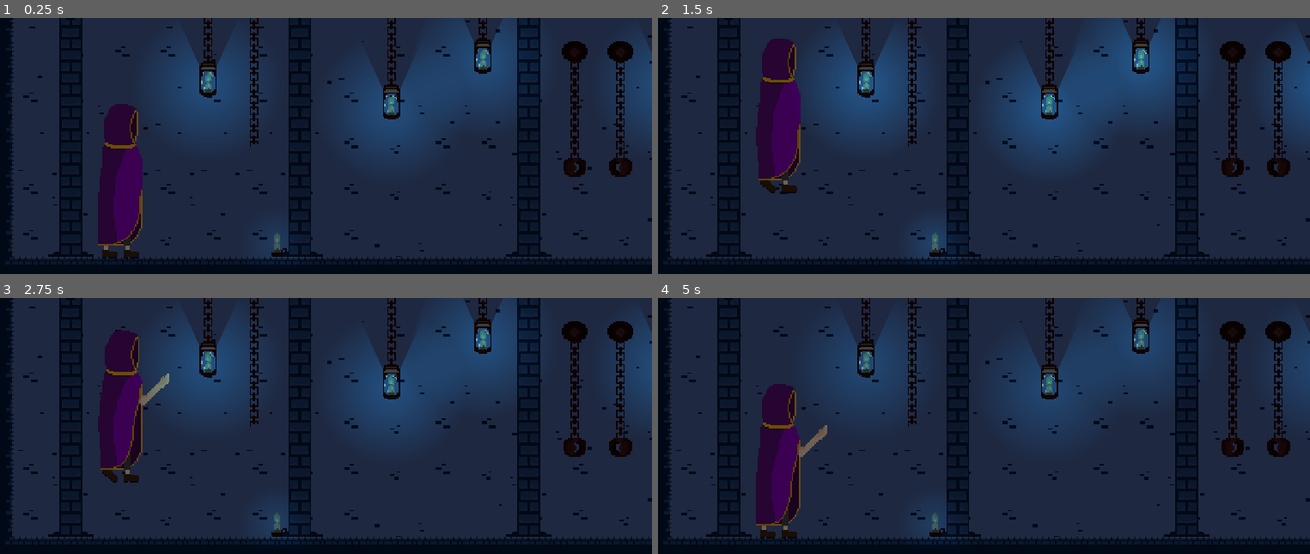
Above: before the commit, frames 1-4 (two rows, left to right).
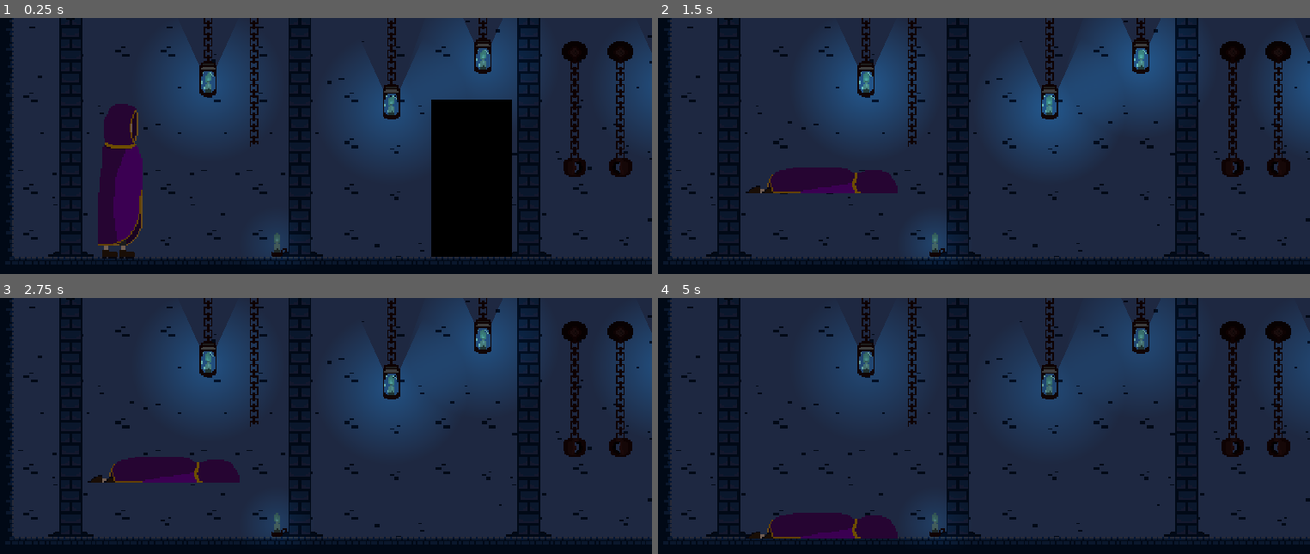
Above: after the commit, the same moments.

Repository: DevHatemAlDouh/hox-s-legacy
Game: Godot game, scene res://World/level1.tscn
Two runs of this game, one before a commit and one after it. Both use one fixed random seed, a clock stepped at 60 frames per second and the inputs below.
Inputs (mouse positions are in pixels of both pictures, inside the frame that each line leads up to):
- Up to frame 1 (0.25 s): no input
- Up to frame 2 (1.5 s): tap Enter (ui_accept) at 0.5, 0.77, 0.8, 1.07, 1.35 s; move the mouse to (1114, 192) at 0.52 s; hold Right (ui_right) from 0.53 s (still down); right-click (1114, 192) at 0.6 s; move the mouse to (827, 230) at 1.27 s
- Up to frame 3 (2.75 s): tap Enter (ui_accept) at 1.52, 1.82, 2.3 s; right-click (169, 510) at 1.55 s; move the mouse to (378, 405) at 2.02 s; release Right (ui_right) at 2.03 s; hold Left (ui_left) from 2.03 s (still down); click (378, 405) at 2.1 s
- Up to frame 4 (5 s): move the mouse to (outside the picture) at 2.77 s; release Left (ui_left) at 2.78 s; hold Right (ui_right) 2.78-4.28 s; right-click (outside the picture) at 2.85 s; tap Enter (ui_accept) at 3.02, 3.32, 3.77, 3.8, 4.07, 4.35, 4.52, 4.82 s; move the mouse to (1173, 548) at 3.52 s; right-click (1173, 548) at 3.6 s; move the mouse to (762, 433) at 4.27 s; hold Left (ui_left) from 4.28 s (still down); right-click (762, 433) at 4.55 s

The runs differ from the first frame. In frame 1, 7.6% of the frame differs, in the area x 18-79%, y 31-94%; in frame 2, 4.9%; in frame 3, 5.0%; in frame 4, 5.1%.

Commit message:
.

Diff:
--- /dev/null
+++ b/Enemies/001/001.gd
@@ -0,0 +1,25 @@
+extends CharacterBody2D
+
+
+const SPEED = 300.0
+const JUMP_VELOCITY = -400.0
+
+
+func _physics_process(delta: float) -> void:
+	# Add the gravity.
+	if not is_on_floor():
+		velocity += get_gravity() * delta
+
+	# Handle jump.
+	if Input.is_action_just_pressed("ui_accept") and is_on_floor():
+		velocity.y = JUMP_VELOCITY
+
+	# Get the input direction and handle the movement/deceleration.
+	# As good practice, you should replace UI actions with custom gameplay actions.
+	var direction := Input.get_axis("ui_left", "ui_right")
+	if direction:
+		velocity.x = direction * SPEED
+	else:
+		velocity.x = move_toward(velocity.x, 0, SPEED)
+
+	move_and_slide()
--- /dev/null
+++ b/Enemies/001/001.tscn
@@ -0,0 +1,34 @@
+[gd_scene load_steps=6 format=3 uid="uid://boan55xogjeoj"]
+
+[ext_resource type="Script" path="res://Enemies/001/001.gd" id="1_15y8m"]
+[ext_resource type="Texture2D" uid="uid://5cv6mih5svuo" path="res://Enemies/001/Assists/001Idel.png" id="1_odmlm"]
+
+[sub_resource type="AtlasTexture" id="AtlasTexture_hhyj3"]
+atlas = ExtResource("1_odmlm")
+region = Rect2(0, 0, 128, 128)
+
+[sub_resource type="SpriteFrames" id="SpriteFrames_eqh5r"]
+animations = [{
+"frames": [{
+"duration": 1.0,
+"texture": SubResource("AtlasTexture_hhyj3")
+}],
+"loop": true,
+"name": &"Idel",
+"speed": 5.0
+}]
+
+[sub_resource type="RectangleShape2D" id="RectangleShape2D_mwhp1"]
+size = Vector2(48, 104)
+
+[node name="001" type="CharacterBody2D" groups=["Enemie"]]
+script = ExtResource("1_15y8m")
+
+[node name="AnimatedSprite2D" type="AnimatedSprite2D" parent="."]
+position = Vector2(0, -64)
+sprite_frames = SubResource("SpriteFrames_eqh5r")
+animation = &"Idel"
+
+[node name="CollisionShape2D" type="CollisionShape2D" parent="."]
+position = Vector2(0, -52)
+shape = SubResource("RectangleShape2D_mwhp1")
--- /dev/null
+++ b/Engie/HP.tscn
@@ -0,0 +1,6 @@
+[gd_scene load_steps=2 format=3 uid="uid://dvsxp8t7lvrmf"]
+
+[ext_resource type="Script" path="res://Engie/hp.gd" id="1_hunap"]
+
+[node name="Hp" type="Node2D"]
+script = ExtResource("1_hunap")
--- /dev/null
+++ b/Engie/HitBox.tscn
@@ -0,0 +1,8 @@
+[gd_scene load_steps=2 format=3 uid="uid://d3abs8byroys4"]
+
+[ext_resource type="Script" path="res://Engie/hit_box.gd" id="1_s1kpn"]
+
+[node name="HitBox" type="Area2D"]
+script = ExtResource("1_s1kpn")
+
+[connection signal="body_entered" from="." to="." method="_on_body_entered"]
--- /dev/null
+++ b/Engie/hit_box.gd
@@ -0,0 +1,4 @@
+extends Area2D
+
+func _on_body_entered(body: Node2D) -> void:
+	pass # Replace with function body.
--- /dev/null
+++ b/Engie/hp.gd
@@ -0,0 +1,14 @@
+extends Node2D
+
+@export var MAX_HP : float
+var HP: float
+# Called when the node enters the scene tree for the first time.
+func _ready() -> void:
+	pass # Replace with function body.
+
+func birth():
+	HP = MAX_HP
+
+# Called every frame. 'delta' is the elapsed time since the previous frame.
+func _process(delta: float) -> void:
+	pass
--- a/Player/player.gd
+++ b/Player/player.gd
@@ -1,7 +1,7 @@
 extends CharacterBody2D
 
 
-const SPEED = 300.0
+const SPEED = 150.0
 const JUMP_VELOCITY = -400.0
 @export var Player_Assist: AnimatedSprite2D
 @export var animations: AnimationTree
@@ -10,6 +10,9 @@
 
 
 func Update_Animation_Parameters():
+	if Input.is_action_just_pressed("death"):
+		animations["parameters/conditions/Death"] = true
+		animations["parameters/conditions/Idel"] = false
 	if Input.is_action_just_pressed("combat") && !CombatMode:
 		animations["parameters/conditions/To_Combat"] = true
 		animations["parameters/conditions/Out_Combat"] = false
@@ -22,7 +25,7 @@
 		CombatMode = !CombatMode
 	if !CombatMode:
 
-		if velocity == Vector2.ZERO:
+		if velocity.x == 0:
 			animations["parameters/conditions/Idel"] = true
 			animations["parameters/conditions/Is_moving"] = false
 		else:
@@ -30,7 +33,7 @@
 			animations["parameters/conditions/Is_moving"] = true
 	else:
 
-		if velocity == Vector2.ZERO:
+		if velocity.x == 0:
 			animations["parameters/conditions/Ready_Idel"] = true
 			animations["parameters/conditions/Ready_Is_moving"] = false
 		else:
--- a/Player/player.tscn
+++ b/Player/player.tscn
@@ -1,12 +1,42 @@
-[gd_scene load_steps=61 format=3 uid="uid://bl56j3otjru8u"]
+[gd_scene load_steps=63 format=3 uid="uid://bl56j3otjru8u"]
 
 [ext_resource type="Script" path="res://Player/player.gd" id="1_yhfnr"]
-[ext_resource type="Texture2D" uid="uid://cl0mrqfkgjol3" path="res://Player/Assists/Idel_3.0.png" id="2_ce36w"]
+[ext_resource type="Texture2D" uid="uid://buldehinad5b0" path="res://Player/Assists/idel4.0.png" id="2_l745g"]
 [ext_resource type="Texture2D" uid="uid://30pma2vjdgen" path="res://Player/Assists/Ready3.0.png" id="3_5joss"]
 [ext_resource type="Texture2D" uid="uid://d0cxethkxkulp" path="res://Player/Assists/Ready_idel3.0.png" id="4_gk1hx"]
-[ext_resource type="Texture2D" uid="uid://cerfhuscxh3wh" path="res://Player/Assists/Walk3.0.png" id="4_rqwlm"]
-[ext_resource type="Texture2D" uid="uid://biyigsdj15ss4" path="res://Player/Assists/Ready_walk3.0.png" id="5_bv6w1"]
+[ext_resource type="Texture2D" uid="uid://pq8edpunb1w8" path="res://Player/Assists/Ready_walk4.0.png" id="5_eao42"]
+[ext_resource type="Texture2D" uid="uid://ccpwny3ouf6l5" path="res://Player/Assists/walk4.0.png" id="6_ktspk"]
+[ext_resource type="Texture2D" uid="uid://cw2dw4nd34xpu" path="res://Player/Assists/Death4.0.png" id="7_7bo0c"]
 [ext_resource type="AudioStream" uid="uid://c6s7nvcaic02i" path="res://Player/VFX's/Footsteps.mp3" id="7_fk0ue"]
+[ext_resource type="PackedScene" uid="uid://dvsxp8t7lvrmf" path="res://Engie/HP.tscn" id="9_bua06"]
+
+[sub_resource type="Animation" id="Animation_3m12v"]
+resource_name = "Death"
+step = 0.2
+tracks/0/type = "value"
+tracks/0/imported = false
+tracks/0/enabled = true
+tracks/0/path = NodePath("AnimatedSprite2D:animation")
+tracks/0/interp = 1
+tracks/0/loop_wrap = true
+tracks/0/keys = {
+"times": PackedFloat32Array(0),
+"transitions": PackedFloat32Array(1),
+"update": 0,
+"values": [&"new_animation"]
+}
+tracks/1/type = "value"
+tracks/1/imported = false
+tracks/1/enabled = true
+tracks/1/path = NodePath("AnimatedSprite2D:frame")
+tracks/1/interp = 1
+tracks/1/loop_wrap = true
+tracks/1/keys = {
+"times": PackedFloat32Array(0, 0.2, 0.4, 0.6, 0.8),
+"transitions": PackedFloat32Array(1, 1, 1, 1, 1),
+"update": 0,
+"values": [0, 1, 2, 3, 4]
+}
 
 [sub_resource type="Animation" id="Animation_qhtfr"]
 resource_name = "Idel"
@@ -144,16 +174,16 @@
 tracks/1/interp = 1
 tracks/1/loop_wrap = true
 tracks/1/keys = {
-"times": PackedFloat32Array(0, 0.05, 0.1, 0.15, 0.2, 0.25, 0.3, 0.35, 0.4, 0.45),
-"transitions": PackedFloat32Array(1, 1, 1, 1, 1, 1, 1, 1, 1, 1),
-"update": 0,
-"values": [0, 1, 2, 3, 4, 5, 6, 7, 8, 9]
+"times": PackedFloat32Array(0, 0.1, 0.2, 0.3, 0.4, 0.5),
+"transitions": PackedFloat32Array(1, 1, 1, 1, 1, 1),
+"update": 0,
+"values": [0, 1, 2, 3, 4, 5]
 }
 
 [sub_resource type="Animation" id="Animation_xxy5d"]
 resource_name = "Walk"
 length = 0.5
-step = 0.05
+step = 0.1
 tracks/0/type = "value"
 tracks/0/imported = false
 tracks/0/enabled = true
@@ -173,14 +203,15 @@
 tracks/1/interp = 1
 tracks/1/loop_wrap = true
 tracks/1/keys = {
-"times": PackedFloat32Array(0, 0.05, 0.1, 0.15, 0.2, 0.25, 0.3, 0.35, 0.4, 0.45),
-"transitions": PackedFloat32Array(1, 1, 1, 1, 1, 1, 1, 1, 1, 1),
-"update": 0,
-"values": [0, 1, 2, 3, 4, 5, 6, 7, 8, 9]
+"times": PackedFloat32Array(0, 0.1, 0.2, 0.3, 0.4, 0.5),
+"transitions": PackedFloat32Array(1, 1, 1, 1, 1, 1),
+"update": 0,
+"values": [0, 1, 2, 3, 4, 5]
 }
 
 [sub_resource type="AnimationLibrary" id="AnimationLibrary_tnnkx"]
 _data = {
+"Death": SubResource("Animation_3m12v"),
 "Idel": SubResource("Animation_qhtfr"),
 "RESET": SubResource("Animation_ketm8"),
 "Ready": SubResource("Animation_kbsyy"),
@@ -193,12 +224,12 @@
 radius = 16.0
 height = 112.0
 
-[sub_resource type="AtlasTexture" id="AtlasTexture_ah1bj"]
-atlas = ExtResource("2_ce36w")
+[sub_resource type="AtlasTexture" id="AtlasTexture_wpeno"]
+atlas = ExtResource("2_l745g")
 region = Rect2(0, 0, 128, 128)
 
-[sub_resource type="AtlasTexture" id="AtlasTexture_ejkg4"]
-atlas = ExtResource("2_ce36w")
+[sub_resource type="AtlasTexture" id="AtlasTexture_qak02"]
+atlas = ExtResource("2_l745g")
 region = Rect2(128, 0, 128, 128)
 
 [sub_resource type="AtlasTexture" id="AtlasTexture_3knkp"]
@@ -225,94 +256,82 @@
 atlas = ExtResource("4_gk1hx")
 region = Rect2(128, 0, 128, 128)
 
-[sub_resource type="AtlasTexture" id="AtlasTexture_mkflb"]
-atlas = ExtResource("5_bv6w1")
+[sub_resource type="AtlasTexture" id="AtlasTexture_elfdn"]
+atlas = ExtResource("5_eao42")
 region = Rect2(0, 0, 128, 128)
 
-[sub_resource type="AtlasTexture" id="AtlasTexture_8cfxs"]
-atlas = ExtResource("5_bv6w1")
+[sub_resource type="AtlasTexture" id="AtlasTexture_4b3vt"]
+atlas = ExtResource("5_eao42")
 region = Rect2(128, 0, 128, 128)
 
-[sub_resource type="AtlasTexture" id="AtlasTexture_fxwea"]
-atlas = ExtResource("5_bv6w1")
+[sub_resource type="AtlasTexture" id="AtlasTexture_75cea"]
+atlas = ExtResource("5_eao42")
 region = Rect2(256, 0, 128, 128)
 
-[sub_resource type="AtlasTexture" id="AtlasTexture_ympwx"]
-atlas = ExtResource("5_bv6w1")
+[sub_resource type="AtlasTexture" id="AtlasTexture_1jixj"]
+atlas = ExtResource("5_eao42")
 region = Rect2(384, 0, 128, 128)
 
-[sub_resource type="AtlasTexture" id="AtlasTexture_q3424"]
-atlas = ExtResource("5_bv6w1")
+[sub_resource type="AtlasTexture" id="AtlasTexture_6hn3r"]
+atlas = ExtResource("5_eao42")
 region = Rect2(512, 0, 128, 128)
 
-[sub_resource type="AtlasTexture" id="AtlasTexture_gnxj1"]
-atlas = ExtResource("5_bv6w1")
+[sub_resource type="AtlasTexture" id="AtlasTexture_k4fma"]
+atlas = ExtResource("5_eao42")
 region = Rect2(640, 0, 128, 128)
 
-[sub_resource type="AtlasTexture" id="AtlasTexture_lwv6j"]
-atlas = ExtResource("5_bv6w1")
-region = Rect2(768, 0, 128, 128)
-
-[sub_resource type="AtlasTexture" id="AtlasTexture_ne5jd"]
-atlas = ExtResource("5_bv6w1")
-region = Rect2(896, 0, 128, 128)
-
-[sub_resource type="AtlasTexture" id="AtlasTexture_epn0s"]
-atlas = ExtResource("5_bv6w1")
-region = Rect2(1024, 0, 128, 128)
-
-[sub_resource type="AtlasTexture" id="AtlasTexture_iy6jg"]
-atlas = ExtResource("5_bv6w1")
-region = Rect2(1152, 0, 128, 128)
-
-[sub_resource type="AtlasTexture" id="AtlasTexture_actg6"]
-atlas = ExtResource("4_rqwlm")
+[sub_resource type="AtlasTexture" id="AtlasTexture_76voo"]
+atlas = ExtResource("6_ktspk")
 region = Rect2(0, 0, 128, 128)
 
-[sub_resource type="AtlasTexture" id="AtlasTexture_kxudm"]
-atlas = ExtResource("4_rqwlm")
+[sub_resource type="AtlasTexture" id="AtlasTexture_ho0vg"]
+atlas = ExtResource("6_ktspk")
 region = Rect2(128, 0, 128, 128)
 
-[sub_resource type="AtlasTexture" id="AtlasTexture_e5wdn"]
-atlas = ExtResource("4_rqwlm")
+[sub_resource type="AtlasTexture" id="AtlasTexture_cr8s6"]
+atlas = ExtResource("6_ktspk")
 region = Rect2(256, 0, 128, 128)
 
-[sub_resource type="AtlasTexture" id="AtlasTexture_4kmme"]
-atlas = ExtResource("4_rqwlm")
+[sub_resource type="AtlasTexture" id="AtlasTexture_45sxu"]
+atlas = ExtResource("6_ktspk")
 region = Rect2(384, 0, 128, 128)
 
-[sub_resource type="AtlasTexture" id="AtlasTexture_m8pwl"]
-atlas = ExtResource("4_rqwlm")
+[sub_resource type="AtlasTexture" id="AtlasTexture_cm0u8"]
+atlas = ExtResource("6_ktspk")
 region = Rect2(512, 0, 128, 128)
 
-[sub_resource type="AtlasTexture" id="AtlasTexture_mujfo"]
-atlas = ExtResource("4_rqwlm")
+[sub_resource type="AtlasTexture" id="AtlasTexture_xlgrx"]
+atlas = ExtResource("6_ktspk")
 region = Rect2(640, 0, 128, 128)
 
-[sub_resource type="AtlasTexture" id="AtlasTexture_5l7f0"]
-atlas = ExtResource("4_rqwlm")
-region = Rect2(768, 0, 128, 128)
-
-[sub_resource type="AtlasTexture" id="AtlasTexture_18jwt"]
-atlas = ExtResource("4_rqwlm")
-region = Rect2(896, 0, 128, 128)
-
-[sub_resource type="AtlasTexture" id="AtlasTexture_j7ngj"]
-atlas = ExtResource("4_rqwlm")
-region = Rect2(1024, 0, 128, 128)
-
-[sub_resource type="AtlasTexture" id="AtlasTexture_p26t3"]
-atlas = ExtResource("4_rqwlm")
-region = Rect2(1152, 0, 128, 128)
+[sub_resource type="AtlasTexture" id="AtlasTexture_wbb5t"]
+atlas = ExtResource("7_7bo0c")
+region = Rect2(0, 128, 256, 128)
+
+[sub_resource type="AtlasTexture" id="AtlasTexture_5pha0"]
+atlas = ExtResource("7_7bo0c")
+region = Rect2(256, 128, 256, 128)
+
+[sub_resource type="AtlasTexture" id="AtlasTexture_0v115"]
+atlas = ExtResource("7_7bo0c")
+region = Rect2(512, 128, 256, 128)
+
+[sub_resource type="AtlasTexture" id="AtlasTexture_qq34m"]
+atlas = ExtResource("7_7bo0c")
+region = Rect2(768, 128, 256, 128)
+
+[sub_resource type="AtlasTexture" id="AtlasTexture_6q5my"]
+atlas = ExtResource("7_7bo0c")
+region = Rect2(1024, 128, 256, 128)
 
 [sub_resource type="SpriteFrames" id="SpriteFrames_o82da"]
 animations = [{
 "frames": [{
 "duration": 1.0,
-"texture": SubResource("AtlasTexture_ah1bj")
-}, {
-"duration": 1.0,
-"texture": SubResource("AtlasTexture_ejkg4")
+"texture": SubResource("AtlasTexture_wpeno")
+}, {
+"duration": 1.0,
+"texture": SubResource("AtlasTexture_qak02")
 }],
 "loop": false,
 "name": &"Idel",
@@ -348,34 +367,22 @@
 }, {
 "frames": [{
 "duration": 1.0,
-"texture": SubResource("AtlasTexture_mkflb")
-}, {
-"duration": 1.0,
-"texture": SubResource("AtlasTexture_8cfxs")
-}, {
-"duration": 1.0,
-"texture": SubResource("AtlasTexture_fxwea")
-}, {
-"duration": 1.0,
-"texture": SubResource("AtlasTexture_ympwx")
-}, {
-"duration": 1.0,
-"texture": SubResource("AtlasTexture_q3424")
-}, {
-"duration": 1.0,
-"texture": SubResource("AtlasTexture_gnxj1")
-}, {
-"duration": 1.0,
-"texture": SubResource("AtlasTexture_lwv6j")
-}, {
-"duration": 1.0,
-"texture": SubResource("AtlasTexture_ne5jd")
-}, {
-"duration": 1.0,
-"texture": SubResource("AtlasTexture_epn0s")
-}, {
-"duration": 1.0,
-"texture": SubResource("AtlasTexture_iy6jg")
+"texture": SubResource("AtlasTexture_elfdn")
+}, {
+"duration": 1.0,
+"texture": SubResource("AtlasTexture_4b3vt")
+}, {
+"duration": 1.0,
+"texture": SubResource("AtlasTexture_75cea")
+}, {
+"duration": 1.0,
+"texture": SubResource("AtlasTexture_1jixj")
+}, {
+"duration": 1.0,
+"texture": SubResource("AtlasTexture_6hn3r")
+}, {
+"duration": 1.0,
+"texture": SubResource("AtlasTexture_k4fma")
 }],
 "loop": false,
 "name": &"Ready_Walk",
@@ -383,39 +390,50 @@
 }, {
 "frames": [{
 "duration": 1.0,
-"texture": SubResource("AtlasTexture_actg6")
-}, {
-"duration": 1.0,
-"texture": SubResource("AtlasTexture_kxudm")
-}, {
-"duration": 1.0,
-"texture": SubResource("AtlasTexture_e5wdn")
-}, {
-"duration": 1.0,
-"texture": SubResource("AtlasTexture_4kmme")
-}, {
-"duration": 1.0,
-"texture": SubResource("AtlasTexture_m8pwl")
-}, {
-"duration": 1.0,
-"texture": SubResource("AtlasTexture_mujfo")
-}, {
-"duration": 1.0,
-"texture": SubResource("AtlasTexture_5l7f0")
-}, {
-"duration": 1.0,
-"texture": SubResource("AtlasTexture_18jwt")
-}, {
-"duration": 1.0,
-"texture": SubResource("AtlasTexture_j7ngj")
-}, {
-"duration": 1.0,
-"texture": SubResource("AtlasTexture_p26t3")
+"texture": SubResource("AtlasTexture_76voo")
+}, {
+"duration": 1.0,
+"texture": SubResource("AtlasTexture_ho0vg")
+}, {
+"duration": 1.0,
+"texture": SubResource("AtlasTexture_cr8s6")
+}, {
+"duration": 1.0,
+"texture": SubResource("AtlasTexture_45sxu")
+}, {
+"duration": 1.0,
+"texture": SubResource("AtlasTexture_cm0u8")
+}, {
+"duration": 1.0,
+"texture": SubResource("AtlasTexture_xlgrx")
 }],
 "loop": false,
 "name": &"Walk",
 "speed": 5.0
+}, {
+"frames": [{
+"duration": 1.0,
+"texture": SubResource("AtlasTexture_wbb5t")
+}, {
+"duration": 1.0,
+"texture": SubResource("AtlasTexture_5pha0")
+}, {
+"duration": 1.0,
+"texture": SubResource("AtlasTexture_0v115")
+}, {
+"duration": 1.0,
+"texture": SubResource("AtlasTexture_qq34m")
+}, {
+"duration": 1.0,
+"texture": SubResource("AtlasTexture_6q5my")
+}],
+"loop": true,
+"name": &"new_animation",
+"speed": 5.0
 }]
+
+[sub_resource type="AnimationNodeAnimation" id="AnimationNodeAnimation_cjeyy"]
+animation = &"Death"
 
 [sub_resource type="AnimationNodeAnimation" id="AnimationNodeAnimation_50ri6"]
 animation = &"Idel"
@@ -488,10 +506,16 @@
 advance_mode = 2
 advance_condition = &"Out_Combat"
 
+[sub_resource type="AnimationNodeStateMachineTransition" id="AnimationNodeStateMachineTransition_j4hcd"]
+advance_mode = 2
+advance_condition = &"Death"
+
 [sub_resource type="AnimationNodeStateMachineTransition" id="AnimationNodeStateMachineTransition_agf08"]
 advance_mode = 2
 
 [sub_resource type="AnimationNodeStateMachine" id="AnimationNodeStateMachine_mbkf3"]
+states/Death/node = SubResource("AnimationNodeAnimation_cjeyy")
+states/Death/position = Vector2(641.5, 100.75)
 states/Idel/node = SubResource("AnimationNodeAnimation_50ri6")
 states/Idel/position = Vector2(345, 99.4375)
 states/Ready_Idel/node = SubResource("AnimationNodeAnimation_uigb0")
@@ -505,10 +529,10 @@
 states/To_Idel/position = Vector2(480, 5.5)
 states/Walk/node = SubResource("AnimationNodeAnimation_la02t")
 states/Walk/position = Vector2(343.75, 313.375)
-transitions = ["Idel", "Walk", SubResource("AnimationNodeSta …(560 unchanged characters)… ionNodeStateMachineTransition_qa5ro"), "Start", "Idel", SubResource("AnimationNodeStateMachineTransition_agf08")]
-graph_offset = Vector2(431, -16)
-
-[node name="Player" type="CharacterBody2D" node_paths=PackedStringArray("Player_Assist", "animations")]
+transitions = ["Idel", "Walk", SubResource("AnimationNodeSta …(560 unchanged characters)… ionNodeStateMachineTransition_qa5ro"), "Idel", "Death", SubResource("AnimationNodeStateMachineTransition_j4hcd"), "Start", "Idel", SubResource("AnimationNodeStateMachineTransition_agf08")]
+graph_offset = Vector2(277, -277)
+
+[node name="Player" type="CharacterBody2D" node_paths=PackedStringArray("Player_Assist", "animations") groups=["Player"]]
 script = ExtResource("1_yhfnr")
 Player_Assist = NodePath("AnimatedSprite2D")
 animations = NodePath("AnimationTree")
@@ -530,6 +554,7 @@
 [node name="AnimationTree" type="AnimationTree" parent="."]
 tree_root = SubResource("AnimationNodeStateMachine_mbkf3")
 anim_player = NodePath("../AnimationPlayer")
+parameters/conditions/Death = false
 parameters/conditions/Idel = false
 parameters/conditions/Is_moving = false
 parameters/conditions/Out_Combat = false
@@ -540,3 +565,6 @@
 [node name="Footsteps" type="AudioStreamPlayer2D" parent="."]
 stream = ExtResource("7_fk0ue")
 bus = &"VFX"
+
+[node name="Hp" parent="." instance=ExtResource("9_bua06")]
+MAX_HP = 300.0
--- a/World/level1.tscn
+++ b/World/level1.tscn
@@ -8,6 +8,7 @@
 [ext_resource type="PackedScene" uid="uid://b1520721jyt0u" path="res://World/lantern_2.tscn" id="5_ye25t"]
 [ext_resource type="PackedScene" uid="uid://bmrf2t0baugs7" path="res://World/chain.tscn" id="6_wpdr7"]
 [ext_resource type="PackedScene" uid="uid://bl56j3otjru8u" path="res://Player/player.tscn" id="7_jiso0"]
+[ext_resource type="PackedScene" uid="uid://boan55xogjeoj" path="res://Enemies/001/001.tscn" id="7_nf8w6"]
 
 [sub_resource type="OccluderPolygon2D" id="OccluderPolygon2D_kjiq5"]
 polygon = PackedVector2Array(-224, 0, 1184, 0, 1184, -224, -32, -224, -32, -192, -224, -192)
@@ -386,6 +387,9 @@
 [node name="Lantern5" parent="lights" instance=ExtResource("5_ye25t")]
 position = Vector2(240, -128)
 
+[node name="001" parent="lights" instance=ExtResource("7_nf8w6")]
+position = Vector2(104, -8)
+
 [node name="Chains" type="Node2D" parent="."]
 
 [node name="Chain" parent="Chains" instance=ExtResource("6_wpdr7")]
--- a/project.godot
+++ b/project.godot
@@ -40,6 +40,11 @@
 "events": [Object(InputEventMouseButton,"resource_local_to_scene":false,"resource_name":"","device":-1,"window_id":0,"a …(259 unchanged characters)…
 ]
 }
+death={
+"deadzone": 0.5,
+"events": [Object(InputEventMouseButton,"resource_local_to_scene":false,"resource_name":"","device":-1,"window_id":0,"alt_pressed":false,"shift_pressed":false,"ctrl_pressed":false,"meta_pressed":false,"button_mask":2,"position":Vector2(418, 42),"global_position":Vector2(437, 133),"factor":1.0,"button_index":2,"canceled":false,"pressed":true,"double_click":false,"script":null)
+]
+}
 
 [rendering]
 
Binary file added: Enemies/001/Assists/001Idel.png
Not shown, added: Enemies/001/Assists/001Idel.png.import
Binary file added: Player/Assists/Death4.0.png
Not shown, added: Player/Assists/Death4.0.png.import
Binary file added: Player/Assists/Ready_walk4.0.png
Not shown, added: Player/Assists/Ready_walk4.0.png.import
Binary file added: Player/Assists/idel4.0.png
Not shown, added: Player/Assists/idel4.0.png.import
Binary file changed: Player/Assists/walk4.0.png
Not shown: 1 places in World/level1.tscn that only renumber resources
Not shown, added: Enemies/001/Drow/001Idel.piskel
Not shown, added: Player/Drow/Death4.0.piskel
(and 2 more such lines)
